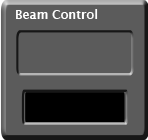
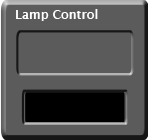
Comparing the layer stacks of the two (148, 140) images. Changes:
renamed "Beam Control" to "Lamp Control", painted on it over [17, 9, 98, 21]
